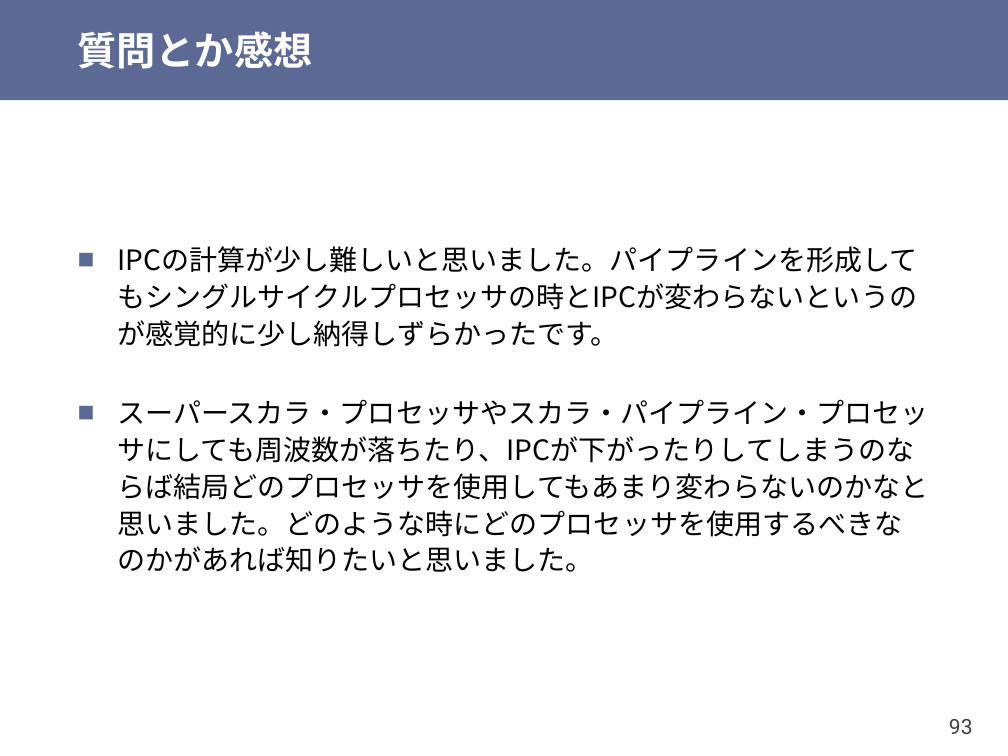
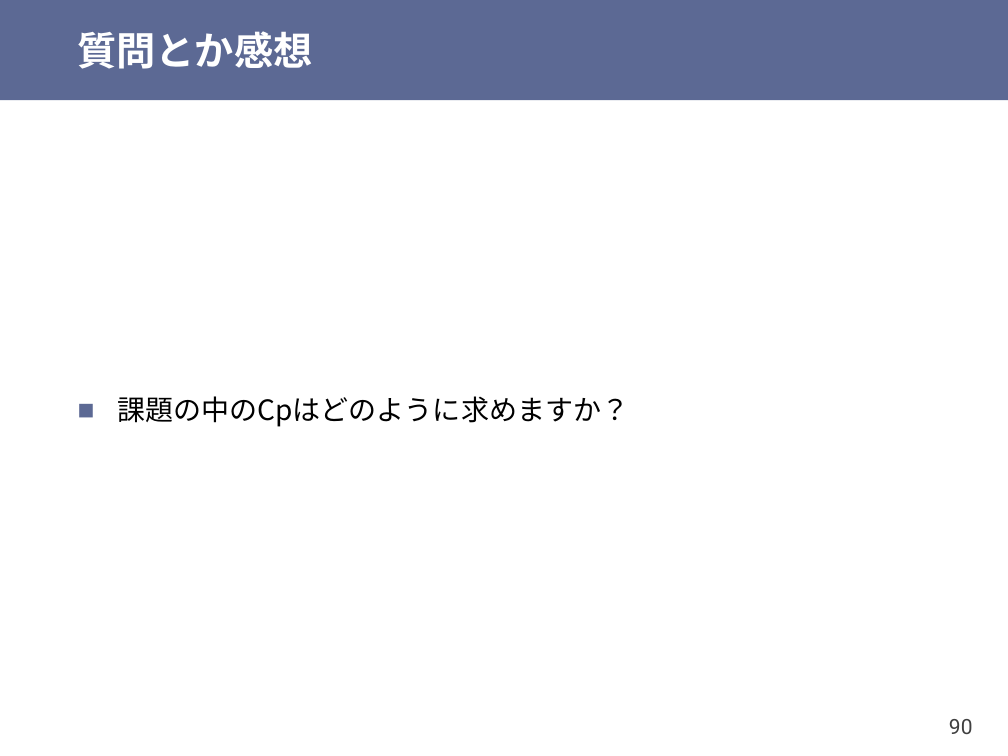
Before and after one commit to shioyadan/otya-computer-architecture-i, a slide deck: slide 90 of cai-shioya-09.pptx (slide 93 before the commit). Drawn at 1008x756 pixels with LibreOffice and Linux fonts; fonts in the diff are those of the drawing. Boxes give left, top, right and bottom in pixels: in the first picture for what was removed or moved away, otherwise in the second. Text is boxed around its words. In the diff, an @@ line names an element or a change of style, - is before the commit and + after.

```diff
--- a/cai-shioya-09.pptx
+++ b/cai-shioya-09.pptx
@@ text at (x1=117, y1=396, x2=629, y2=427): text changed @@
-■ IPCの計算が少し難しいと思いました。パイプラインを形成してもシングルサイクルプロセッサの時とIPCが変わらないというのが感覚的に少し納得しずらかったです。
-■ スーパースカラ・プロセッサやスカラ・パイプライン・プロセッサにしても周波数が落ちたり、IPCが下がったりしてしまうのならば結局どのプロセッサを使用してもあまり変わらないのかなと思いました。どのような時にどのプロセッサを使用するべきなのかがあれば知りたいと思いました。
+■ 課題の中のCpはどのように求めますか？
@@ page number at (x1=949, y1=719, x2=973, y2=734): text changed @@
-93
+90
```
Also in this commit, not shown: 22 other slides changed, 1 slide added, 9 slides removed, 1 other file.
